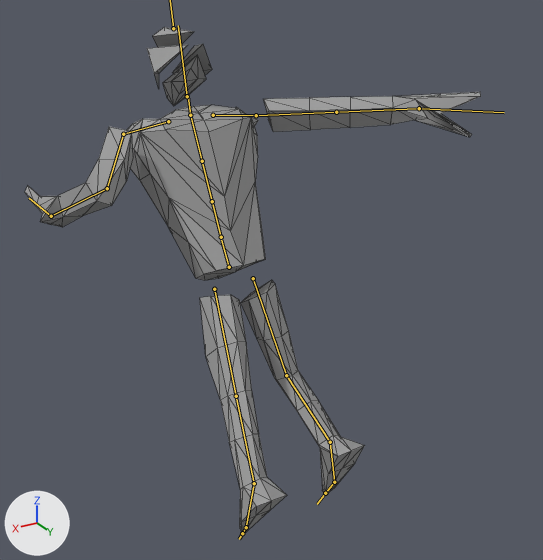
Before and after pictures for a commit that changed the glTF model glb_imports/8164_meshes.glb.
Rendered twice from a 50 mm lens placed at (15.7, 24.7, 25.4), pointed at (-2.5, -5.6, 10.3). Arrows for +X, +Y and +Z are at lower left; the lights stay in place. Both versions are drawn at frame 0 of the action 'ArmBombsFaceLaser'; the numbers are the values there. The bones that bend it are drawn over the model as lines. Mesh edges are drawn as thin lines.

Names of what the first picture shows: 'Body.001'.
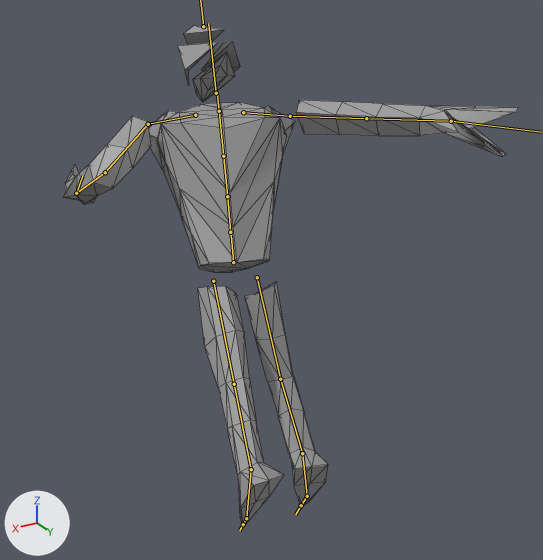
Where the change shows, as pixel boxes [x1, y1, x2, y2] in the pictures (543 x 560 px):
'Body.001', posed
    before: [25, 27, 481, 534]
    after: [64, 25, 518, 526]
bone 'mixamorig:Hips', root to tip
    before: (229, 267) to (221, 240)
    after: (233, 262) to (231, 235)
bone 'mixamorig:Neck', root to tip
    before: (190, 115) to (188, 96)
    after: (219, 111) to (217, 92)
bone 'mixamorig:LeftUpLeg', root to tip
    before: (214, 289) to (236, 396)
    after: (213, 281) to (234, 384)
bone 'mixamorig:LeftFoot', root to tip
    before: (254, 483) to (246, 527)
    after: (251, 469) to (246, 518)
bone 'mixamorig:LeftToeBase', root to tip
    before: (246, 527) to (242, 533)
    after: (246, 518) to (243, 524)

Patch to the scene script:
```diff
--- a/glb_imports/8164_meshes.glb.py
+++ b/glb_imports/8164_meshes.glb.py
@@ bone_mixamorig_hips @@
 bone_mixamorig_hips = bpy.data.objects['Armature'].pose.bones['mixamorig:Hips']
-bone_mixamorig_hips.location = (-0.18, -0.85, 5.56)
-bone_mixamorig_hips.rotation_quaternion = (0.969, 0.246, 0.003, -0.012)  # degrees (29, 1, -1)
+bone_mixamorig_hips.location = (-0.67, -0.85, 5.98)
+bone_mixamorig_hips.rotation_quaternion = (0.953, 0.244, -0.177, 0.034)  # degrees (29, -21, -1)
@@ bone_mixamorig_neck @@
 bone_mixamorig_neck = bpy.data.objects['Armature'].pose.bones['mixamorig:Neck']  # child of 'mixamorig:Spine2'
-bone_mixamorig_neck.rotation_quaternion = (0.989, -0.149, 0.0, 0.014)  # degrees (-17, 0, 2)
+bone_mixamorig_neck.rotation_quaternion = (0.974, -0.148, 0.164, -0.045)  # degrees (-19, 18, -8)
@@ bone_mixamorig_leftupleg @@
 bone_mixamorig_leftupleg = bpy.data.objects['Armature'].pose.bones['mixamorig:LeftUpLeg']  # child of 'mixamorig:Hips'
-bone_mixamorig_leftupleg.rotation_quaternion = (0.991, -0.126, -0.026, 0.042)  # degrees (-15, -2, 5)
+bone_mixamorig_leftupleg.rotation_quaternion = (-0.966, 0.178, 0.183, 0.05)  # degrees (-20, -22, -2)
@@ bone_mixamorig_leftfoot @@
 bone_mixamorig_leftfoot = bpy.data.objects['Armature'].pose.bones['mixamorig:LeftFoot']  # child of 'mixamorig:LeftLeg'
-bone_mixamorig_leftfoot.rotation_quaternion = (0.99, -0.134, -0.003, -0.048)  # degrees (-15, -1, -5)
+bone_mixamorig_leftfoot.rotation_quaternion = (0.981, -0.186, -0.007, -0.058)  # degrees (-21, -2, -6)
@@ bone_mixamorig_lefttoebase @@
 bone_mixamorig_lefttoebase = bpy.data.objects['Armature'].pose.bones['mixamorig:LeftToeBase']  # child of 'mixamorig:LeftFoot'
-bone_mixamorig_lefttoebase.rotation_quaternion = (1.0, 0.013, 0.003, 0.005)  # degrees (2, 0, 1)
+bone_mixamorig_lefttoebase.rotation_quaternion = (0.995, 0.089, 0.019, 0.027)  # degrees (10, 2, 3)
```
